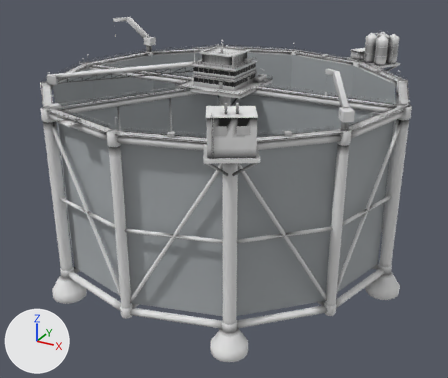
The glTF model godot/assets/models/offshore/of1_class_LOD0.glb: old version first, new version second.
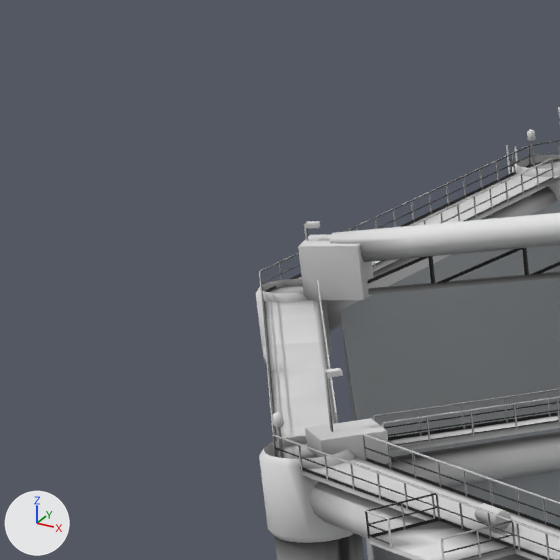
The first picture shows the older version from a 50 mm lens placed at (90.7, -165.5, 62.4), pointed at (1.3, -3.0, -18.9). The close-ups show the older and then the newer version on the part from 0% to 20% of the width and 10% to 33% of the height of that picture. Only the edits that show in the close-ups are written down. Lighting does not change. The marker at lower left points along +X, +Y and +Z. Where no turn or scale is listed for an object, it has been applied to the vertices. Vertices at exactly the same position are counted once.

Names of what the first close-up shows: 'Bulkhead', 'Columns', 'Hull', 'Net', 'Topsides' and 1 more.
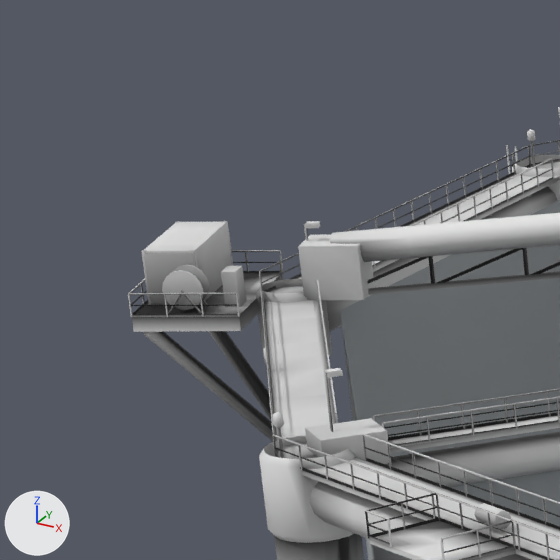
Changed parts and their boxes (x1, y1, x2, y2) in the close-ups (560 x 560 px):
'Topsides', reshaped: before (259, 107, 560, 560); after (128, 107, 560, 560)
part 1 of me_topsides, added: after (143, 331, 273, 442)
part 2 of me_topsides, added: after (223, 221, 233, 266)
part 3 of me_topsides, added: after (190, 250, 200, 305)
part 4 of me_topsides, added: after (141, 250, 152, 305)
part 5 of me_topsides, added: after (182, 291, 202, 313)
part 6 of me_topsides, added: after (128, 222, 283, 421)
part 7 of me_topsides, edited (looks the same): (259, 107, 560, 560) in both

The change in detail:
me_topsides is used by ob_topsides; location (0.0, 0.0, 0.0).
me_topsides had 14099 vertices, 17772 faces and spanned x -59.2..56.4, y -60.6..61.8, z -3.5..27.7.
me_topsides now has 15375 vertices, 19290 faces and spans x -59.2..56.4, y -60.6..61.8, z -3.5..27.7.
me_topsides part 1: the loose piece of 16 vertices spanning x 27.2..28.7, y -60.0..-47.4, z 6.7..15.0 is copied, and the copy is multiplied about its middle by the matrix ((0.605, 0.371, 0.094), (-0.383, 0.58, 0.173), (0.013, -0.196, 0.688)), then moved by (-77.2, 23.2, 0.0); it spans x -51.2..-47.3, y -33.8..-27.2, z 6.8..14.9.
me_topsides part 2: the loose piece of 8 vertices spanning x -49.3, y -26.3, z 15.4..16.5 is copied, and the copy is scaled about its middle by (3, 3, 2.37), then moved by (-3.5, 0.2, 0.8); it spans x -52.9..-52.7, y -26.2..-26.0, z 15.4..18.0.
me_topsides part 3: the loose piece of 8 vertices spanning x -44.7..-44.6, y -32.3, z 15.4..16.5 is copied, and the copy is scaled about its middle by (3, 3, 2.37), then moved by (-5.2, 1.1, 0.8); it spans x -50.0..-49.8, y -31.3..-31.1, z 15.4..18.0.
me_topsides part 4: the loose piece of 8 vertices spanning x -44.7..-44.6, y -32.3, z 15.4..16.5 is copied, and the copy is scaled about its middle by (3, 3, 2.37), then moved by (-7.2, 0.0, 0.8); it spans x -51.9..-51.8, y -32.4..-32.2, z 15.4..18.0.
me_topsides part 5: the loose piece of 8 vertices spanning x -48.8, y -28.2..-28.1, z 15.4..16.5 is copied, and the copy is multiplied about its middle by the matrix ((0.844, -0.595, -0.592), (0.487, 1.031, -0.342), (0.683, 0.0, 0.974)), then moved by (-0.2, -4.4, 0.0); it spans x -49.3..-48.6, y -32.8..-32.3, z 15.4..16.5.
me_topsides part 6: 356 vertices added at x -55.3..-46.7, y -34.4..-24.5, z 6.8..18.0.
me_topsides part 7: 6536 kept faces spanning x -59.2..56.4, y -60.6..61.8, z -3.5..27.7 get new vertex colours; the middle colour goes from grey #a2a2a2 to grey #a1a1a1.
Other edits to the shape of me_topsides do not show in these pictures.
